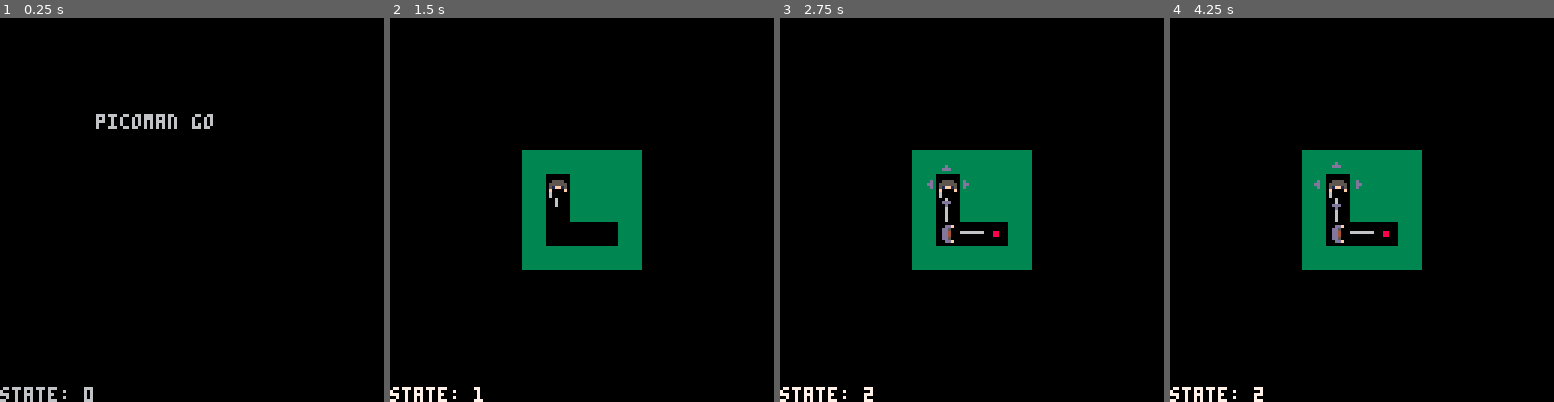
Above: before the commit, frames 1-4 (left to right).
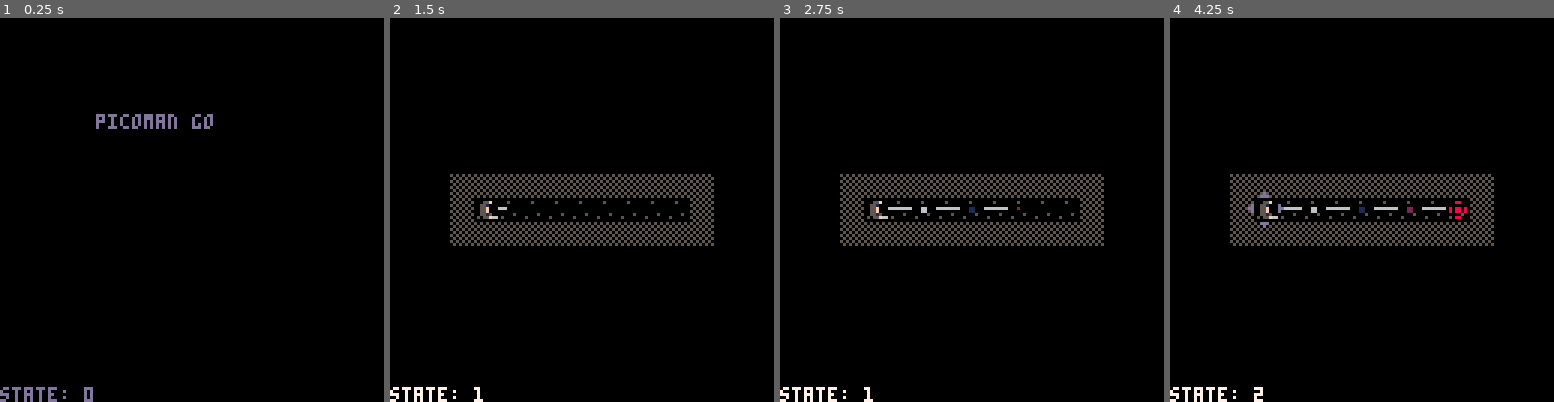
Above: after the commit, the same moments.

Repository: wesen/carts
Game: PICO-8 cartridge pico-go.p8
Two runs of this game, one before a commit and one after it. Both use one fixed random seed, a clock stepped at 60 frames per second and the inputs below.
Inputs:
- Up to frame 1 (0.25 s): no input
- Up to frame 2 (1.5 s): tap X (X key) at 0.33, 1.07 s; tap O (Z key) at 0.7 s
- Up to frame 3 (2.75 s): hold Right 1.6-2.1 s; tap O (Z key) at 1.7, 2.1, 2.5 s; tap X (X key) at 1.85 s; hold Up 2.15-2.42 s; hold Right from 2.47 s (still down)
- Up to frame 4 (4.25 s): tap O (Z key) every 0.4 s from 2.9 to 4.1 s; tap X (X key) at 2.97, 4.08 s; release Right at 3.03 s; hold Left 3.08-3.58 s; hold Down 3.63-3.97 s; hold Right from 4.02 s (still down)

The runs differ from the first frame. In frame 1, 0.9% of the frame differs, in the area x 0-56%, y 25-100%; in frame 2, 12%; in frame 3, 12%; in frame 4, 12%, in the area x 15-85%, y 34-66%.

Commit message:
Add meta level

Diff:
--- a/pico-go.p8
+++ b/pico-go.p8
@@ -248,6 +248,16 @@
  return self.bb.y-self.aa.y
 end
 
+function bboxvt:is_inside(v)
+ return v.x>=self.aa.x
+    and v.x<=self.bb.x
+    and v.y>=self.aa.y
+    and v.y<=self.bb.y
+end
+
+function bboxvt:str()
+ return self.aa:str().."-"..self.bb:str()
+end
 -->8
 -- classes
 
@@ -279,6 +289,7 @@
 arrow_spr=5
 card_spr=7
 marker_spr=48
+background_spr=9
 
 shake=0
 
@@ -343,14 +354,50 @@
  animate(self,sprs,init_animation_speed,false,cb)
 end
 
+-- levels
+levels={}
+meta_level=bbox(v2(112,0),v2(123,3))
+
+function load_levels()
+ for mx=0,128 do
+  for my=0,128 do
+   if not meta_level:is_inside(v2(mx,my)) then
+    local m=mget(mx,my)
+    if band(fget(m),128)==128 then
+     local level=m-marker_spr+1
+     if levels[level]==nil then
+      levels[level]=bbox(v2(mx,my),nil)
+     else
+      local l=levels[level]
+      if (mx>l.aa.x) or (my>l.aa.y) then
+       l.bb=v2(mx,my+1)
+       l.aa.x+=1
+      else
+       l.bb=v2(l.aa.x,l.aa.y+1)
+       l.aa=v2(mx+1,my)
+      end
+       printh("result "..l:str())
+     end
+    end
+   end
+  end
+ end
+-- levels[1]=bbox(v2(0,0),v2(6,5))
+-- levels[2]=bbox(v2(1,15),v2(12,24))
+-- levels[3]=bbox(v2(1,15),v2(12,24))
+ printh("found "..tostr(#levels).." levels")
+end
+
+
 --board
 class_board=class(function(self,bbox)
- printh("init "..tostr(bbox.aa))
  self.nodes={}
+ self.is_metalevel=bbox==meta_level
  self.links={}
  self.bbox=bbox
- for mx=bbox.aa.x,bbox.bb.x do
-  for my=bbox.aa.y,bbox.bb.y do
+ printh("load level "..bbox:str())
+ for mx=bbox.aa.x,bbox.bb.x-1 do
+  for my=bbox.aa.y,bbox.bb.y-1 do
    local m=mget(mx,my)
    local x=mx-bbox.aa.x
    local y=my-bbox.aa.y
@@ -433,14 +480,20 @@
      0,0,self.bbox:w(),self.bbox:h())
  palt(0,false)
  for v,n in pairs(self.nodes) do
-  spr(131,n.x*8,n.y*8)
+  spr(background_spr,n.x*8,n.y*8)
  end
  for v,n in pairs(self.links) do
-  spr(131,n.x*8,n.y*8)
+  spr(background_spr,n.x*8,n.y*8)
  end
  palt()
  for v,n in pairs(self.nodes) do
+  if self.is_metalevel and n!=board.start_node and n!=board.goal then
+   local col=mget(self.bbox.aa.x+n.x,self.bbox.aa.y+n.y)-marker_spr
+   if (col==0) col=6
+   pal(6,col)
+  end
   spr(n.spr,n.x*8,n.y*8)
+  pal(6,6)
  end
  for v,l in pairs(self.links) do
   local flip_v=not (l.is_v and l.flip_spr)
@@ -692,10 +745,10 @@
 x end screen
 x screen shake on death and level
 x draw screen fade on end level cards
+x select level metalevel
 - define background tile for level
 - start screen gfx
 - more enemies
-- select level metalevel
 - sound fx
 - music
 - levels
@@ -707,34 +760,6 @@
 turn_player=0
 turn_enemy=1
 
-levels={}
-
-function load_levels()
- for mx=0,128 do
-  for my=0,128 do
-   local m=mget(mx,my)
-   if band(fget(m),128)==128 then
-    local level=m-marker_spr+1
-    if levels[level]==nil then
-     levels[level]=bbox(v2(mx+1,my),v2(mx,my+1))
-    end
-    local l=levels[level]
-    if (mx>l.aa.x) or (my>l.aa.y) then
-     l.bb.x=mx
-     l.bb.y=my+1
-    else
-     l.aa.x=mx+1
-     l.aa.y=my
-    end
-   end
-  end
- end
--- levels[1]=bbox(v2(0,0),v2(6,5))
--- levels[2]=bbox(v2(1,15),v2(12,24))
--- levels[3]=bbox(v2(1,15),v2(12,24))
- printh("found "..tostr(#levels).." levels")
-end
-
 state_start_screen=0
 state_load_level=1
 state_play=2
@@ -743,6 +768,7 @@
 class_game=class(function (self)
  self.state=state_start_screen
  self.turn=turn_player
+ self.is_metalevel=false
 end)
 
 function class_game:is_level_loaded()
@@ -776,9 +802,13 @@
  	printh("start game")
  	wait_for_cr(fade())
 
-
   while true do
-   wait_for_cr(self:play_game_level(level))
+   self.is_metalevel=true
+   wait_for_cr(self:play_game_level(meta_level))
+   wait_for_cr(fade())
+
+   self.is_metalevel=false
+   wait_for_cr(self:play_game_level(levels[level]))
    wait_for_cr(fade())
 
 	  if self:is_win() then
@@ -809,7 +839,7 @@
 
  self.state=state_load_level
 
- board=class_board.init(levels[level])
+ board=class_board.init(level)
  player=class_player.init()
 
  wait_for_cr(fade(true))
@@ -820,6 +850,7 @@
   while not self:is_level_loaded() do
    yield()
   end
+  printh("level is loaded")
 
   while not (self:is_win() or self:is_lose()) do
    printh("player turn")
@@ -836,6 +867,12 @@
 
    arrows:hide()
    printh("finished player turn")
+   if self.is_metalevel then
+    level=mget(player.node.x+meta_level.aa.x,
+               player.node.y+meta_level.aa.y)-marker_spr+1
+    printh("selected level "..tostr(level))
+    break
+   end
 
    if (self:is_win()) break
 
@@ -1039,14 +1076,14 @@
  end)
 end
 __gfx__
-00000000909090900000000000090000999999990000000000ddd000008888003333333300000000000000000000000000000000000000000000000000000000
-000000000000000900000000000900009000000900000000000d0000088888803333333300000000000000000000000000000000000000000000000000000000
-0070070090000000000000000009000090000009d000000000000000887878883333333300000000000000000000000000000000000000000000000000000000
-0007700000000009000000000009000090000009dd00000000000000888787883333333300000000000000000000000000000000000000000000000000000000
-0007700090000000999999990009000090000009d000000000000000887878883333333300000000000000000000000000000000000000000000000000000000
-00700700000000090000000000090000900000090000000000000000888788883333333300000000000000000000000000000000000000000000000000000000
-00000000900000000000000000090000900000090000000000000000088888803333333300000000000000000000000000000000000000000000000000000000
-00000000090909090000000000090000999999990000000000000000008888003333333300000000000000000000000000000000000000000000000000000000
+00000000909090900000000000090000999999990000000000ddd000008888003333333300000000505050500000000000000000000000000000000000000000
+000000000000000900000000000900009000000900000000000d0000088888803333333300050000050505050000000000000000000000000000000000000000
+0070070090000000000000000009000090000009d000000000000000887878883333333300000000505050500000000000000000000000000000000000000000
+0007700000000009000000000009000090000009dd00000000000000888787883333333300000000050505050000000000000000000000000000000000000000
+0007700090000000999999990009000090000009d000000000000000887878883333333300000000505050500000000000000000000000000000000000000000
+00700700000000090000000000090000900000090000000000000000888788883333333300000500050505050000000000000000000000000000000000000000
+00000000900000000000000000090000900000090000000000000000088888803333333305000000505050500000000000000000000000000000000000000000
+00000000090909090000000000090000999999990000000000000000008888003333333300000000050505050000000000000000000000000000000000000000
 00000000000000000000000000000000000000000000000000000000000000000000000000000000000000000000000000000000000000000000000000000000
 00000000000000000000000000000000000000000000000000088000000000000000000000000000000000000000000000000000000000000000000000000000
 00000000000000000000600000000000000000000008800000000000000000000000000000000000000000000000000000000000000000000000000000000000
@@ -1072,12 +1109,12 @@
 08000080180000812800008238000083480000845800008568000086780000878800008898000089a800008ab800008bc800008cd800008de800008ef800008f
 00000000111111112222222233333333444444445555555566666666777777778888888899999999aaaaaaaabbbbbbbbccccccccddddddddeeeeeeeeffffffff
 00000000000000000000006000000000000000000000022000000000000000000000000000000000000000000000000000000000000000000000000000000000
-66f5500000055f000000006000000000000000000f50f88200000000000000000000000000000000000000000000000000000000000000000000000000000000
-00015500005510000f0000f000555500000000000001f98800000000000000000000000000000000000000000000000000000000000000000000000000000000
-000f55000055f000051ff15005555550000000001555588000000000000000000000000000000000000000000000000000000000000000000000000000000000
-000f55000055f00005555550051ff150000000000055502000000000000000000000000000000000000000000000000000000000000000000000000000000000
-0001550000551000005555000f0000f0000000000150f00000000000000000000000000000000000000000000000000000000000000000000000000000000000
-00f5500000055f660000000006000000000000000100600000000000000000000000000000000000000000000000000000000000000000000000000000000000
+66f5500000055f000000006000000000000000000f50f882000000000000000000055f0000000000000000000000000000000000000000000000000000000000
+00015500005510000f0000f000555500000000000001f98800000000000000000055100000000000000000000000000000000000000000000000000000000000
+000f55000055f000051ff15005555550000000001555588000000000000000000055f00000000000000000000000000000000000000000000000000000000000
+000f55000055f00005555550051ff150000000000055502000000000000000000055f00000000000000000000000000000000000000000000000000000000000
+0001550000551000005555000f0000f0000000000150f00000000000000000000055100000000000000000000000000000000000000000000000000000000000
+00f5500000055f6600000000060000000000000001006000000000000000000000055f6600000000000000000000000000000000000000000000000000000000
 00000000000000000000000006000000000000000000600000000000000000000000000000000000000000000000000000000000000000000000000000000000
 00000000000000000000000000000000000000000000022000000000000000000000000000000000000000000000000000000000000000000000000000000000
 00fdd000000ddf000000000000000000000000000fd0f88200000000000000000000000000000000000000000000000000000000000000000000000000000000
@@ -1123,14 +1160,14 @@
 00000000000000000000000000000000000000000000000000000000000000000000000000000000000000000000000000000000000000000000000000000000
 0808080808080808080808080808080808080808080808080808080808080808080808081c1c1c1c1c1c1c1c1c1c1c1c1c1c1c00000000000000000000000000
 __gff__
-0001102003000000000000000000000001010101030101000000000000000000101010102020202000000000000000008080808080808080808080808080808005050505000400000000000000000000090909090008000000000000000000000909090900080000000000000000000000000000000000000000000000000000
+0001102003000000000000000000000001010101030101000000000000000000101010102020202000000000000000008181818181818181818181818181818105050505000400000500000000000000090909090008000000000000000000000909090900080000000000000000000000000000000000000000000000000000
 0000000000000000000000000000000000000000000000000000000000000000000000000000000000000000000000000000000000000000000000000000000000000000000000000000000000000000000000000000000000000000000000000000000000000000000000000000000000000000000000000000000000000000
 __map__
-3008080808080000000000000000000000000000000000000000000000000000000000000000000000000000000000000000000000000000000000000000000000000000000000000000000000000000000000000000000000000000000000000000000000000000000000000000000000000000000000000000000000000000
-0008430808080000000000000000000000000000000000000000000000000000000000000000000000000000000000000000000000000000000000000000000000000000000000000000000000000000000000000000000000000000000000000000000000000000000000000000000000000000000000000000000000000000
-0008270808080000000000000000000000000000000000000000000000000000000000000000000000000000000000000000000000000000000000000000000000000000000000000000000000000000000000000000000000000000000000000000000000000000000000000000000000000000000000000000000000000000
-0008512314080000000000000000000000000000000000000000000000000000000000000000000000000000000000000000000000000000000000000000000000000000000000000000000000000000000000000000000000000000000000000000000000000000000000000000000000000000000000000000000000000000
-0008080808083000000000000000000000000000000000000000000000000000000000000000000000000000000000000000000000000000000000000000000000000000000000000000000000000000000000000000000000000000000000000000000000000000000000000000000000000000000000000000000000000000
+3008080808080a0000000000000000000000000000000000000000000000000000000000000000000000000000000000000000000000000000000000000000000000000000000000000000000000000000000000000000000000000000000000000000000000000000000000000000000a0a0a0a0a0a0a0a0a0a0a0000000000
+0a08430808080a0000000000000000000000000000000000000000000000000000000000000000000000000000000000000000000000000000000000000000000000000000000000000000000000000000000000000000000000000000000000000000000000000000000000000000000a4123302331233223140a0000000000
+0a08270808080a0000000000000000000000000000000000000000000000000000000000000000000000000000000000000000000000000000000000000000000000000000000000000000000000000000000000000000000000000000000000000000000000000000000000000000000a0a0a0a0a0a0a0a0a0a0a0000000000
+0a08512314080a00000000000000000000000000000000000000000000000000000000000000000000000000000000000000000000000000000000000000000000000000000000000000000000000000000000000000000000000000000000000000000000000000000000000000000000000000000000000000000000000000
+0a08080808083000000000000000000000000000000000000000000000000000000000000000000000000000000000000000000000000000000000000000000000000000000000000000000000000000000000000000000000000000000000000000000000000000000000000000000000000000000000000000000000000000
 3108080808080808080800000000000000000000000000000000000000000000000000000000000000000000000000000000000000000000000000000000000000000000000000000000000000000000000000000000000000000000000000000000000000000000000000000000000000000000000000000000000000000000
 0008412313235123140800000000000000000000000000000000000000000000000000000000000000000000000000000000000000000000000000000000000000000000000000000000000000000000000000000000000000000000000000000000000000000000000000000000000000000000000000000000000000000000
 0008080808080808080831000000000000000000000000000000000000000000000000000000000000000000000000000000000000000000000000000000000000000000000000000000000000000000000000000000000000000000000000000000000000000000000000000000000000000000000000000000000000000000
